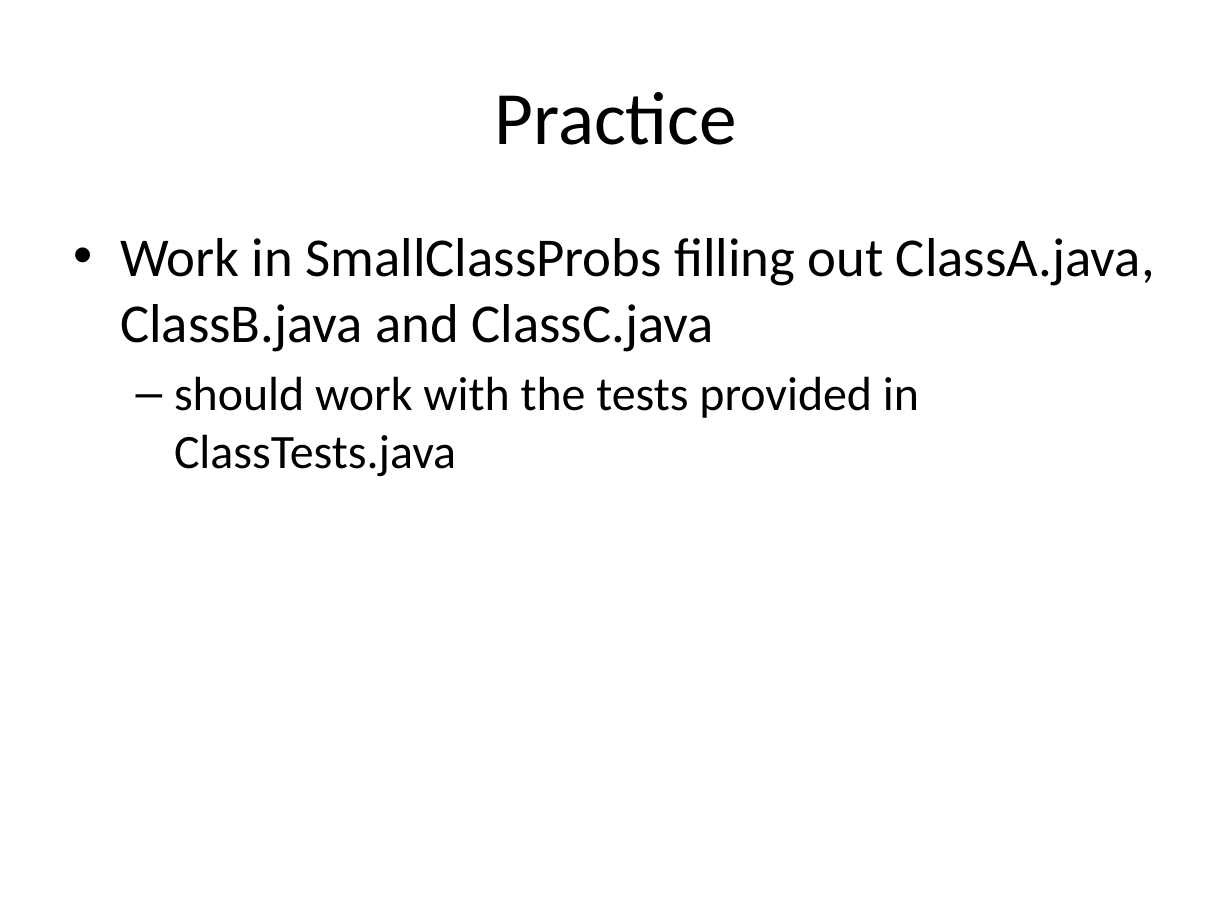
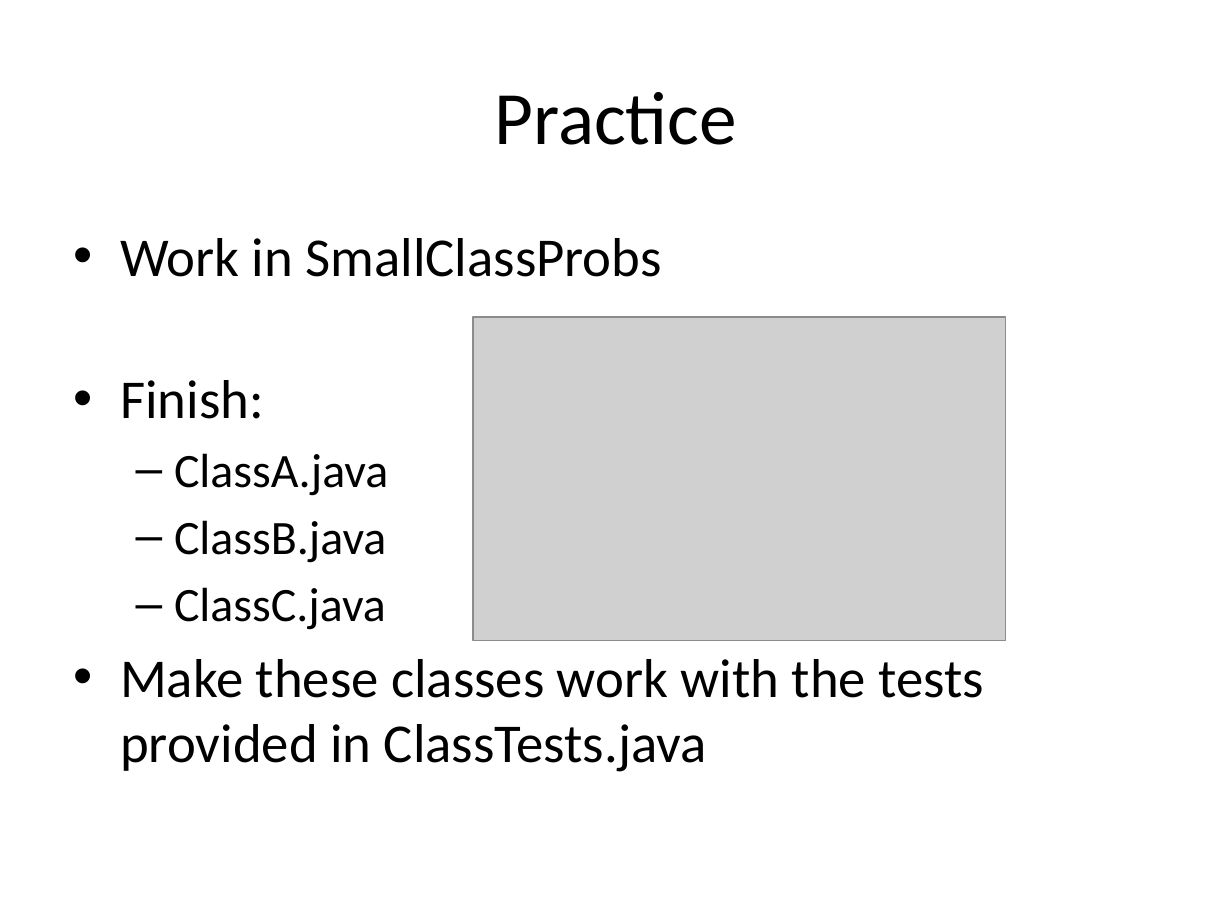
Before and after one commit to RHIT-CSSE/csse220, a slide deck: slide 28 of ClassMaterials/ObjectIntroAndMisc/Slides/ObjectIntroAndMisc.pptx (slide 24 before the commit). Drawn at 1232x924 pixels with LibreOffice and Linux fonts; fonts in the diff are those of the drawing; grey boxes stand for pictures. Boxes give left, top, right and bottom in pixels: in the first picture for what was removed or moved away, otherwise in the second. Text is boxed around its words. In the diff, an @@ line names an element or a change of style, - is before the commit and + after.

```diff
--- a/ClassMaterials/ObjectIntroAndMisc/Slides/ObjectIntroAndMisc.pptx
+++ b/ClassMaterials/ObjectIntroAndMisc/Slides/ObjectIntroAndMisc.pptx
@@ text at (x1=120, y1=238, x2=985, y2=772): text changed @@
-• Work in SmallClassProbs filling out ClassA.java, ClassB.java and ClassC.java
-  – should work with the tests provided in ClassTests.java
+• Work in SmallClassProbs
+• Finish:
+  – ClassA.java
+  – ClassB.java
+  – ClassC.java
+• Make these classes work with the tests provided in ClassTests.java
@@ picture added at (x1=473, y1=317, x2=1005, y2=639) @@
```
Also in this commit, not shown: 8 other slides changed, 5 slides added.
